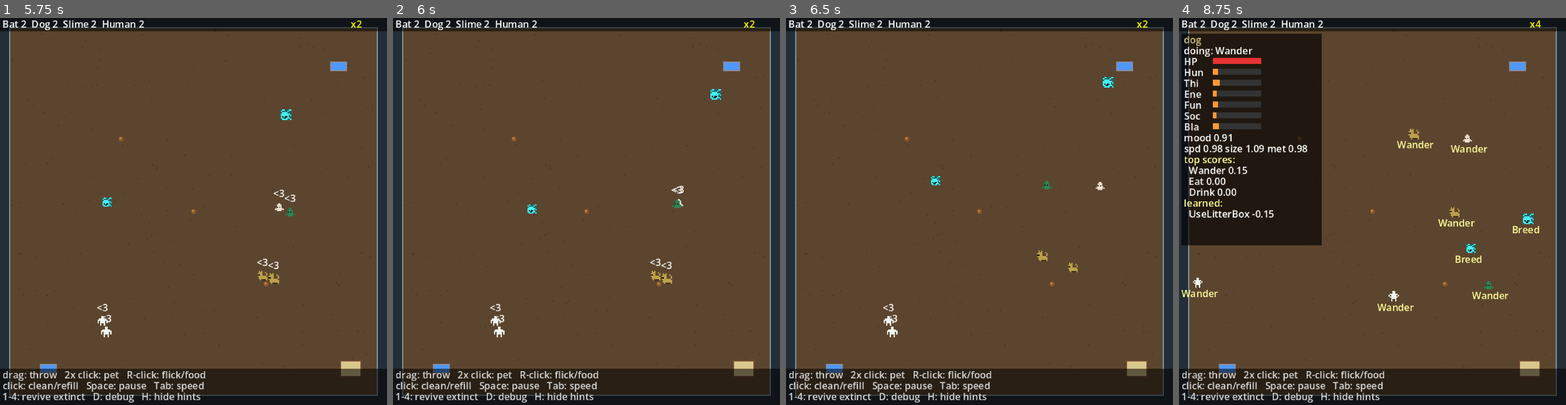
Above: before the commit, frames 1-4 (left to right).
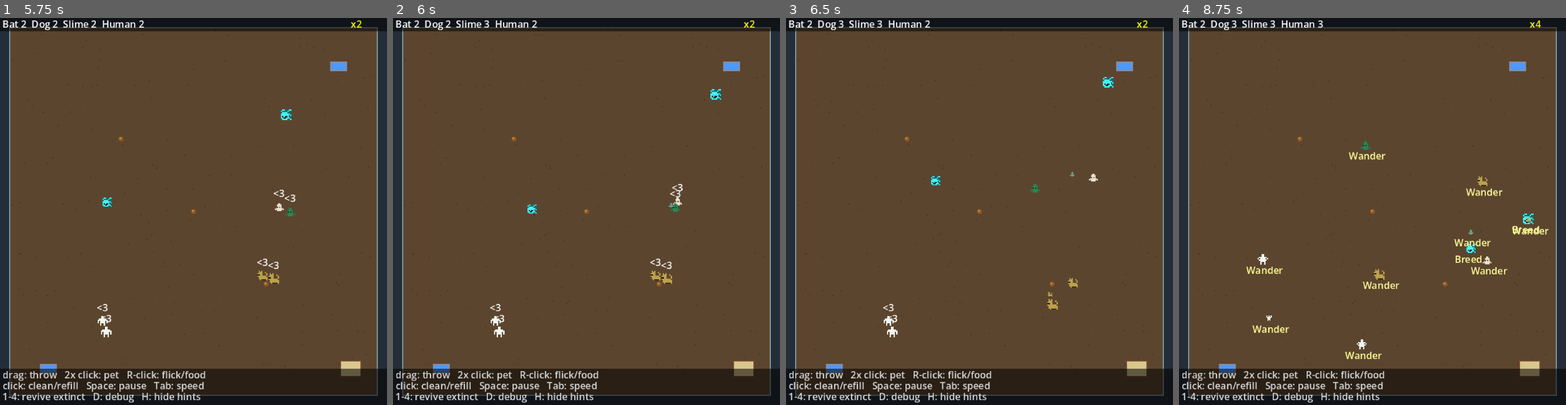
Above: after the commit, the same moments.

Repository: BreadOne2Three/GameDevFall2026_PUBLIC
Game: Godot game, scene res://main.tscn
The game is run twice, just before and just after one commit, with the same random seed, the same clock (stepped at 60 frames per second) and the same inputs.
Inputs (mouse positions are in pixels of both pictures, inside the frame that each line leads up to):
- Up to frame 1 (5.75 s): tap Enter at 0.5, 4.25 s; move the mouse to (278, 192) at 0.52 s; hold D 0.53-1.25 s; tap 1 at 0.6, 5.1 s; click (278, 192) at 0.67 s; tap Space at 0.77, 1.25, 3.77, 5 s; drag from (116, 230) to (174, 288) at 1.27 s; move the mouse to (232, 126) at 2.02 s; hold D 2.03-2.75 s; tap 3 at 2.1 s; drag from (174, 288) to (77, 153) at 2.77 s; move the mouse to (309, 269) at 3.52 s; tap Tab at 3.6 s; drag from (77, 153) to (135, 114) at 4.27 s; move the mouse to (212, 211) at 5.02 s; click (212, 211) at 5.17 s
- Up to frame 2 (6 s): drag from (528, 114) to (509, 230) at 5.77 s
- Up to frame 3 (6.5 s): no input
- Up to frame 4 (8.75 s): move the mouse to (1457, 192) at 6.52 s; hold D 6.53-7.25 s; tap 3 at 6.6 s; tap Space at 6.77, 8 s; tap Enter at 7.25 s; drag from (1295, 230) to (1353, 288) at 7.27 s; move the mouse to (1411, 126) at 8.02 s; tap Tab at 8.1 s

Frame 1 is identical in both runs. In frame 2, 0.1% of the frame differs, in the area x 23-76%, y 0-51%; in frame 3, 0.4%; in frame 4, 22%, in the area x 0-96%, y 0-89%.

Commit message:
Fix joint actions ending early when the partner arrives first
Only the initiator's timer ends a joint action, so breeding
completes regardless of which creature ticks first.

Co-Authored-By: Claude Opus 5.5 <noreply@anthropic.com>

Diff:
--- a/actions/joint_action.gd
+++ b/actions/joint_action.gd
@@ -54,7 +54,9 @@
 		return false
 	_time_left -= delta
 	together(delta)
-	if _time_left <= 0.0:
+	# Only the initiator's clock ends the activity; the invited partner keeps going until
+	# the initiator is done (otherwise whoever arrived first would leave a frame early).
+	if _time_left <= 0.0 and not invited:
 		finish_together()
 		return true
 	return false
--- a/tests/test_joint_actions.gd
+++ b/tests/test_joint_actions.gd
@@ -67,7 +67,7 @@
 	b.need("Hunger").add(60.0)
 	assert_near(breed.score(), 0.0, 0.001, "hungry partner can't breed")
 
-func test_breeding_emits_bred_once_and_sets_cooldowns() -> void:
+func _breed_pair(invited_ticks_first: bool) -> Array:
 	var a := _spawn(DOG, Vector2(100, 100))
 	var b := _spawn(DOG, Vector2(105, 100))
 	_content(a); _content(b)
@@ -77,18 +77,26 @@
 	var breed := a.brain.get_action("BreedAction")
 	breed.score()
 	a.brain.switch_to(breed)
-	var partner_breed := b.brain.get_action("BreedAction")
-	var done_a := false
-	var done_b := false
 	for i in 30:
-		if not done_a:
-			done_a = breed.run(0.1)
-		if not done_b:
-			done_b = partner_breed.run(0.1)
-	assert_true(done_a and done_b)
-	assert_eq(births[0], 1)
-	assert_true(breed.cooldown_left > 0.0)
-	assert_true(partner_breed.cooldown_left > 0.0)
+		if invited_ticks_first:
+			b.brain.tick(0.1)
+			a.brain.tick(0.1)
+		else:
+			a.brain.tick(0.1)
+			b.brain.tick(0.1)
+	return [births[0], breed.cooldown_left, b.brain.get_action("BreedAction").cooldown_left]
+
+func test_breeding_emits_bred_once_and_sets_cooldowns() -> void:
+	var result := _breed_pair(false)
+	assert_eq(result[0], 1)
+	assert_true(result[1] > 0.0)
+	assert_true(result[2] > 0.0)
+
+func test_breeding_completes_when_partner_ticks_first() -> void:
+	var result := _breed_pair(true)
+	assert_eq(result[0], 1)
+	assert_true(result[1] > 0.0)
+	assert_true(result[2] > 0.0)
 
 func test_babies_cannot_breed() -> void:
 	var a := _spawn(DOG, Vector2(100, 100))
